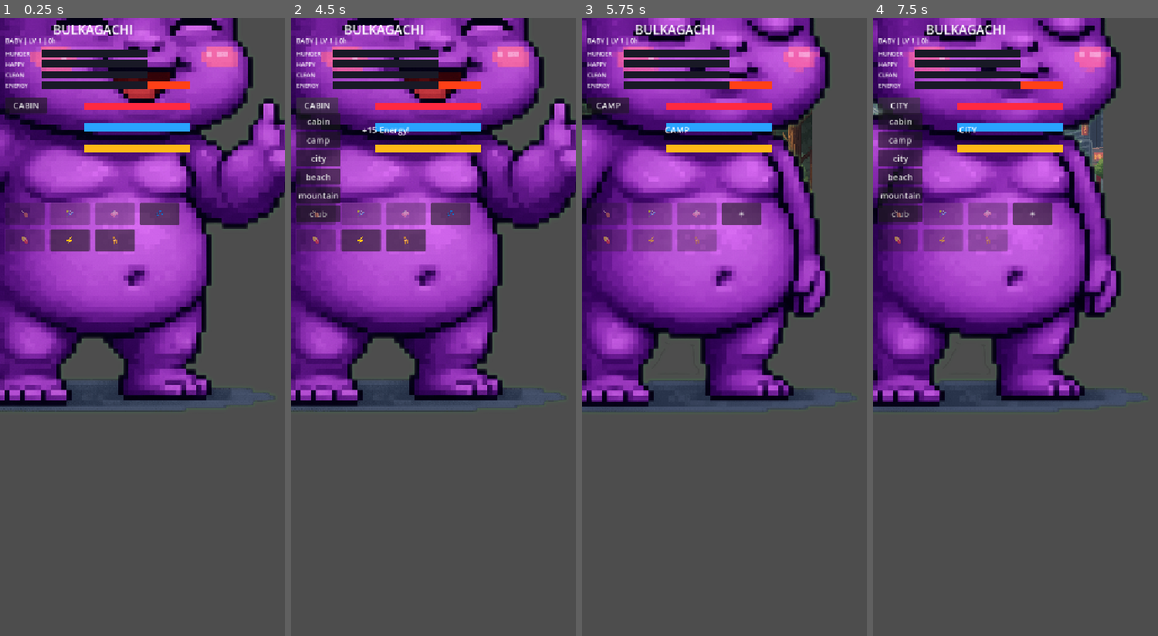
Above: before the commit, frames 1-4 (left to right).
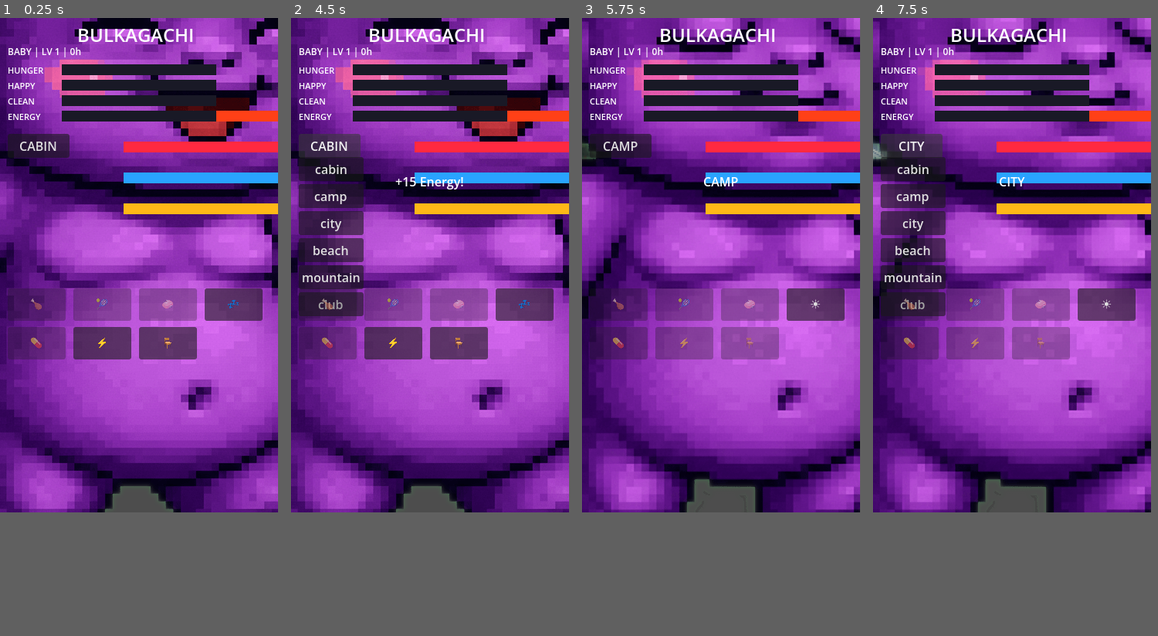
Above: after the commit, the same moments.

Repository: pasekaalex/bulkagachi-godot
Game: Godot game, scene res://main.tscn
The game is run twice, just before and just after one commit, with the same random seed, the same clock (stepped at 60 frames per second) and the same inputs.
Inputs:
- Up to frame 1 (0.25 s): no input
- Up to frame 2 (4.5 s): click "CABIN" at 0.5 s; click "cabin" at 1.25 s; click "💤" at 2 s; click "⚡" at 2.75 s; click "🪑" at 3.5 s; click "CABIN" at 4.25 s
- Up to frame 3 (5.75 s): click "camp" at 5 s
- Up to frame 4 (7.5 s): click "CAMP" at 5.75 s; click "city" at 6.5 s; click "CITY" at 7.25 s
In our replay, the window is 369x800 before the commit and 360x640 after it. These sizes can differ from the game's own. Grey fills any space a smaller window leaves; there, only what the larger window draws over its background counts as a difference.

The runs differ from the first frame. In frame 1, 67% of the frame differs, in the area x 0-100%, y 0-80%; in frame 2, 68%; in frame 3, 69%; in frame 4, 69%, in the area x 0-98%, y 0-80%.

Commit message:
Fix viewport size

Diff:
--- a/project.godot
+++ b/project.godot
@@ -7,8 +7,8 @@
 config/features=PackedStringArray("4.6", "GL Compatibility")
 
 [display]
-window/size/viewport_width=540
-window/size/viewport_height=1170
+window/size/viewport_width=360
+window/size/viewport_height=640
 window/size/resizable=false
 window/stretch/mode="canvas_items"
 
